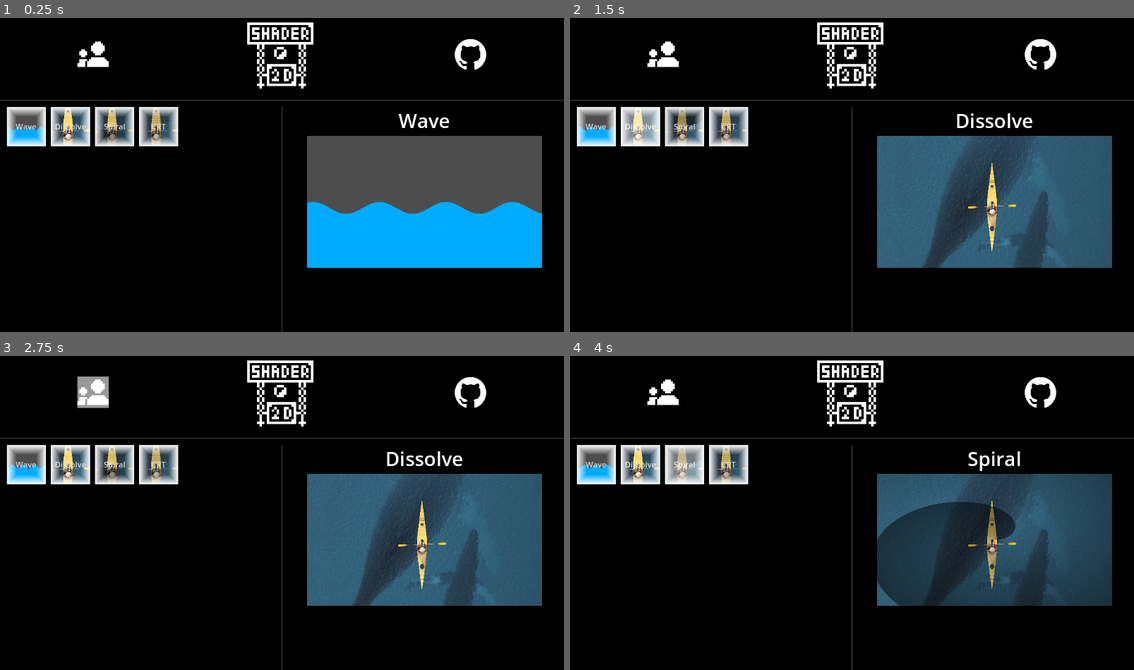
Above: before the commit, frames 1-4 (two rows, left to right).
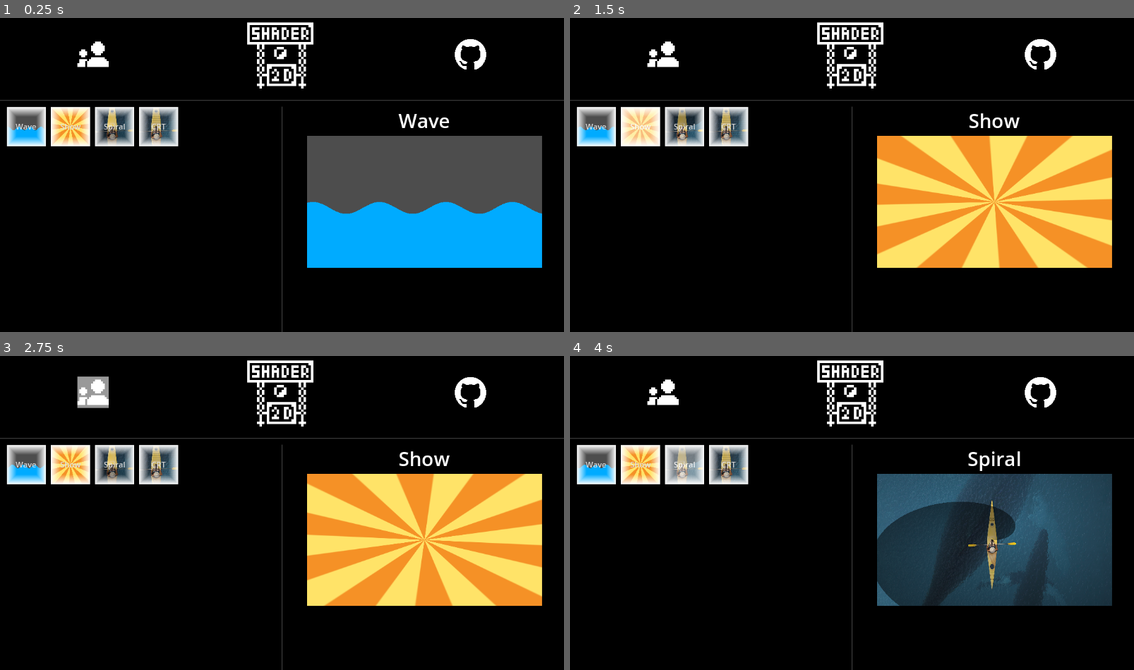
Above: after the commit, the same moments.

Repository: zhtsu/Shader2D
Game: Godot game, scene res://app/main.tscn
Same seed, same stepped clock (60 frames per second), same inputs: the game is played once before the commit and once after it.
Inputs (mouse positions are in pixels of both pictures, inside the frame that each line leads up to):
- Up to frame 1 (0.25 s): no input
- Up to frame 2 (1.5 s): click (637, 127) at 0.5 s, where only the run before the commit has a clickable "Dissolve"; click (637, 127) at 1.25 s, where only the run after the commit has a clickable "Show"
- Up to frame 3 (2.75 s): click (90, 393) at 2 s
- Up to frame 4 (4 s): click "Wave" at 2.75 s; click "Spiral" at 3.5 s

The runs differ from the first frame. In frame 1, 0.7% of the frame differs, in the area x 9-16%, y 28-41%; in frame 2, 18%; in frame 3, 19%, in the area x 9-97%, y 28-80%; in frame 4, 0.7%.

Commit message:
Remove dissolve & Add show

Diff:
--- a/app/main.gd
+++ b/app/main.gd
@@ -4,7 +4,7 @@
 const slot_scene_res = preload("res://app/slot.tscn")
 # Scenes for display shader
 const wave_scene_res = preload("res://shaders/wave/wave.tscn")
-const dissolve_scene_res = preload("res://shaders/dissolve/dissolve.tscn")
+const show_scene_res = preload("res://shaders/show/show.tscn")
 const spiral_scene_res = preload("res://shaders/spiral/spiral.tscn")
 const CRT_scene_res = preload("res://shaders/CRT/CRT.tscn")
 
@@ -19,11 +19,11 @@
 	wave_slot.init_slot_data(wave_scene_res.instantiate(), "Wave")
 	wave_slot.connect("clicked", on_slot_clicked.bind(wave_scene_res.instantiate(), "Wave"))
 	slot_list.append(wave_slot)
-	# Dissolve
-	var dissolve_slot = slot_scene_res.instantiate()
-	dissolve_slot.init_slot_data(dissolve_scene_res.instantiate(), "Dissolve")
-	dissolve_slot.connect("clicked", on_slot_clicked.bind(dissolve_scene_res.instantiate(), "Dissolve"))
-	slot_list.append(dissolve_slot)
+	# Show
+	var show_slot = slot_scene_res.instantiate()
+	show_slot.init_slot_data(show_scene_res.instantiate(), "Show")
+	show_slot.connect("clicked", on_slot_clicked.bind(show_scene_res.instantiate(), "Show"))
+	slot_list.append(show_slot)
 	# Spiral
 	var spiral_slot = slot_scene_res.instantiate()
 	spiral_slot.init_slot_data(spiral_scene_res.instantiate(), "Spiral")
--- a/project.godot
+++ b/project.godot
@@ -14,3 +14,7 @@
 run/main_scene="res://app/main.tscn"
 config/features=PackedStringArray("4.0", "Forward Plus")
 config/icon="res://icon.png"
+
+[display]
+
+window/size/resizable=false
--- a/shaders/CRT/CRT.gdshader
+++ b/shaders/CRT/CRT.gdshader
@@ -1,7 +1,5 @@
 shader_type canvas_item;
 render_mode unshaded;
-
-uniform float brightness : hint_range(1.0, 1.4) = 1.0;
 
 void fragment() {
 	float uvy = 0.95 + 0.05 * cos(3.14 * (UV.y + 0.008 * TIME) * 240.0 * 1.0);
@@ -9,7 +7,7 @@
 	float uvx = 1.5 * cos(3.14 * UV.x * 640.0 * 1.0);
     float grille = 0.85 + 0.15 * clamp(uvx, 0.0, 1.0);
 
-	vec4 output_color = COLOR * scanline * grille * brightness;
+	vec4 output_color = COLOR * scanline * grille;
 
     COLOR = output_color;
 }
--- a/shaders/CRT/CRT.tscn
+++ b/shaders/CRT/CRT.tscn
@@ -5,7 +5,6 @@
 
 [sub_resource type="ShaderMaterial" id="ShaderMaterial_27fmu"]
 shader = ExtResource("1_m4028")
-shader_parameter/brightness = 1.0
 
 [node name="CRT" type="Control"]
 layout_mode = 3
--- a/shaders/dissolve/dissolve.gdshader
+++ /dev/null
@@ -1,11 +0,0 @@
-shader_type canvas_item;
-render_mode unshaded;
-
-uniform vec4 edge_color : source_color = vec4(1.0);
-uniform float speed : hint_range(0.0, 1.0) = 0.5;
-uniform float size : hint_range(0.0, 1.0) = 0.5;
-
-void fragment()
-{
-
-}
--- a/shaders/dissolve/dissolve.tscn
+++ /dev/null
@@ -1,28 +0,0 @@
-[gd_scene load_steps=4 format=3 uid="uid://cyfwyhi07tcvv"]
-
-[ext_resource type="Texture2D" uid="uid://8drrl52vbr8t" path="res://assets/test.png" id="1_ia4d8"]
-[ext_resource type="Shader" path="res://shaders/dissolve/dissolve.gdshader" id="1_mgmho"]
-
-[sub_resource type="ShaderMaterial" id="ShaderMaterial_4amlw"]
-shader = ExtResource("1_mgmho")
-shader_parameter/edge_color = Color(1, 1, 1, 1)
-shader_parameter/speed = 0.5
-shader_parameter/size = 0.5
-
-[node name="Dissolve" type="Control"]
-layout_mode = 3
-anchors_preset = 15
-anchor_right = 1.0
-anchor_bottom = 1.0
-grow_horizontal = 2
-grow_vertical = 2
-
-[node name="TextureRect" type="TextureRect" parent="."]
-material = SubResource("ShaderMaterial_4amlw")
-layout_mode = 1
-anchors_preset = 15
-anchor_right = 1.0
-anchor_bottom = 1.0
-grow_horizontal = 2
-grow_vertical = 2
-texture = ExtResource("1_ia4d8")
--- /dev/null
+++ b/shaders/show/show.gdshader
@@ -0,0 +1,14 @@
+shader_type canvas_item;
+render_mode unshaded;
+
+uniform vec3 color_1 : source_color = vec3(0.96, 0.57, 0.15);
+uniform vec3 color_2 : source_color = vec3(1.0, 0.89, 0.41);
+uniform float speed : hint_range(1.0, 10.0) = 6.0;
+
+void fragment()
+{
+	vec2 uv = UV - 0.5;
+	vec2 q = vec2(atan(uv.x, uv.y), length(uv));
+	float f = smoothstep(-0.1, 0.1, sin(q.x * 10.0 + TIME * speed));
+	COLOR = vec4(mix(color_1, color_2, f), 1.0);
+}
--- /dev/null
+++ b/shaders/show/show.tscn
@@ -0,0 +1,27 @@
+[gd_scene load_steps=3 format=3 uid="uid://cyfwyhi07tcvv"]
+
+[ext_resource type="Shader" path="res://shaders/show/show.gdshader" id="1_jmiqk"]
+
+[sub_resource type="ShaderMaterial" id="ShaderMaterial_vcsbv"]
+shader = ExtResource("1_jmiqk")
+shader_parameter/color_1 = Color(0.96, 0.57, 0.15, 1)
+shader_parameter/color_2 = Color(1, 0.89, 0.41, 1)
+shader_parameter/speed = 6.0
+
+[node name="Show" type="Control"]
+layout_mode = 3
+anchors_preset = 15
+anchor_right = 1.0
+anchor_bottom = 1.0
+grow_horizontal = 2
+grow_vertical = 2
+
+[node name="ColorRect" type="ColorRect" parent="."]
+material = SubResource("ShaderMaterial_vcsbv")
+layout_mode = 1
+anchors_preset = 15
+anchor_right = 1.0
+anchor_bottom = 1.0
+grow_horizontal = 2
+grow_vertical = 2
+color = Color(0.4, 0.4, 0.4, 1)
